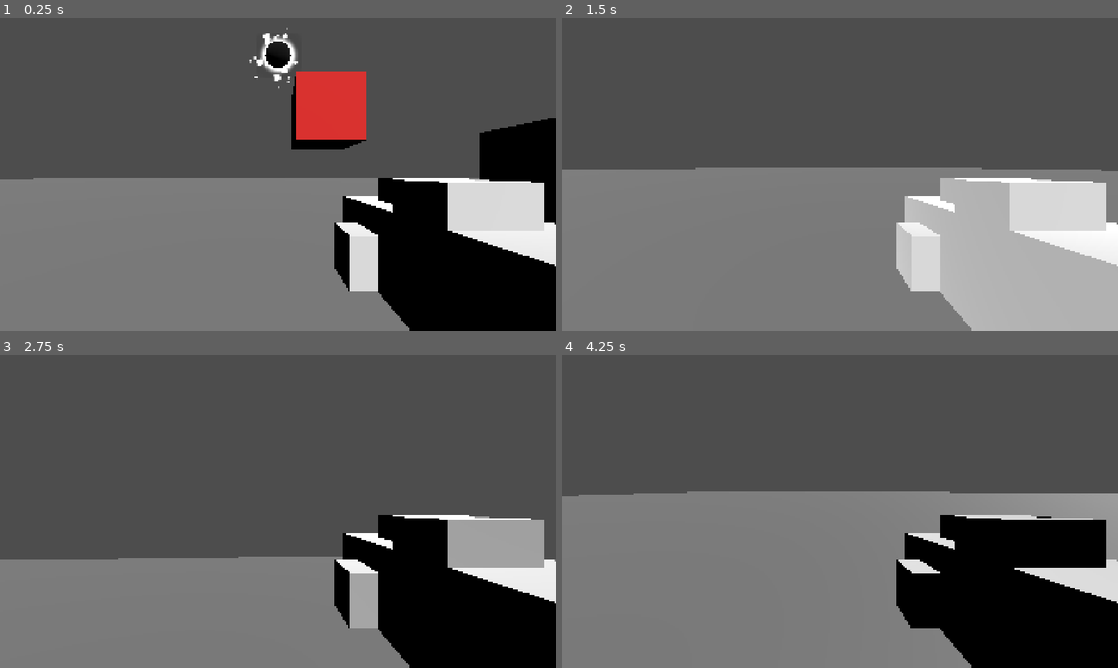
Above: before the commit, frames 1-4 (two rows, left to right).
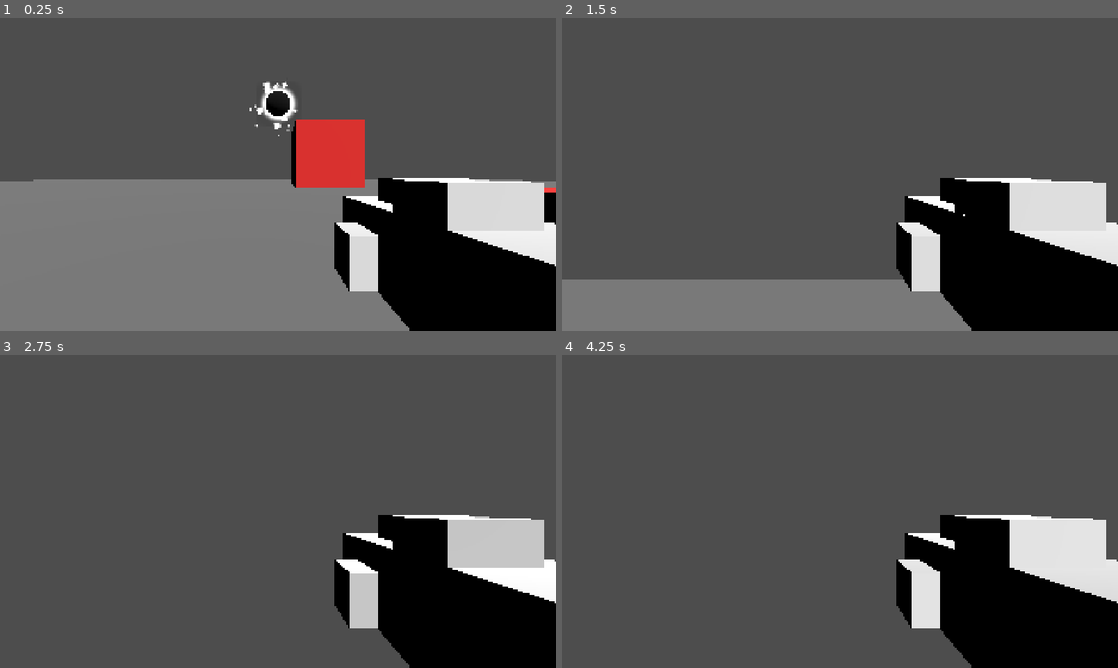
Above: after the commit, the same moments.

Repository: chirp-games/one-bit-14
Game: Godot game, scene res://odins_tests/test1.tscn
The game is run twice, just before and just after one commit, with the same random seed, the same clock (stepped at 60 frames per second) and the same inputs. This scene is started directly instead of the project's main scene.
Inputs (mouse positions are in pixels of both pictures, inside the frame that each line leads up to):
- Up to frame 1 (0.25 s): no input
- Up to frame 2 (1.5 s): move the mouse to (867, 174) at 0.52 s; hold W (forward) from 0.53 s (still down); tap Space (jump) at 0.6, 0.77, 1.07, 1.35 s; move the mouse to (812, 174) at 1.27 s
- Up to frame 3 (2.75 s): keep holding W (forward); tap Space (jump) at 1.52, 1.82, 2.1 s; tap Enter at 2 s; move the mouse to (289, 505) at 2.02 s
- Up to frame 4 (4.25 s): keep holding W (forward); tap Space (jump) at 2.75, 2.85, 3.02, 3.32, 3.6, 3.77, 4.07 s; move the mouse to (834, 517) at 2.77 s; tap Enter at 3.5 s; move the mouse to (878, 514) at 3.52 s

The runs differ from the first frame. In frame 1, 8.3% of the frame differs, in the area x 0-100%, y 3-56%; in frame 2, 35%; in frame 3, 26%; in frame 4, 43%, in the area x 0-100%, y 43-100%.

Commit message:
RigidBody Player

Diff:
--- /dev/null
+++ b/odins_tests/box.tscn
@@ -0,0 +1,17 @@
+[gd_scene format=3 uid="uid://dhxospvs4ktaw"]
+
+[sub_resource type="BoxShape3D" id="BoxShape3D_gm6uc"]
+
+[sub_resource type="StandardMaterial3D" id="StandardMaterial3D_3435s"]
+albedo_color = Color(1, 0.20392157, 0.19215687, 1)
+
+[sub_resource type="BoxMesh" id="BoxMesh_gm6uc"]
+material = SubResource("StandardMaterial3D_3435s")
+
+[node name="Box" type="RigidBody3D" unique_id=1246468868]
+
+[node name="CollisionShape3D" type="CollisionShape3D" parent="." unique_id=1407976292]
+shape = SubResource("BoxShape3D_gm6uc")
+
+[node name="MeshInstance3D" type="MeshInstance3D" parent="." unique_id=1971866129]
+mesh = SubResource("BoxMesh_gm6uc")
--- /dev/null
+++ b/odins_tests/rigid_player.gd
@@ -0,0 +1,32 @@
+extends RigidBody3D
+
+const WALK_FORCE = 15
+const JUMP_IMPULSE = 5
+const LOOK_VELOCITY_Y = 0.01
+
+@onready var camera = %Camera
+
+# Called when the node enters the scene tree for the first time.
+func _ready() -> void:
+	Input.mouse_mode = Input.MOUSE_MODE_CAPTURED
+
+func _input(event: InputEvent) -> void:
+	if event is InputEventMouseMotion:
+		var mouse_event := event as InputEventMouseMotion
+		rotate_y(
+			camera.rotation_degrees.y + mouse_event.relative.x * -LOOK_VELOCITY_Y
+		)
+		camera.rotate_x(
+			mouse_event.relative.y * -LOOK_VELOCITY_Y
+		)
+		camera.rotation.x = clampf(camera.rotation.x, -PI/2, PI/2)
+
+# Called every frame. 'delta' is the elapsed time since the previous frame.
+func _physics_process(delta: float) -> void:
+	if Input.is_action_just_pressed("jump"):
+		self.apply_impulse(Vector3(0,1.,0) * JUMP_IMPULSE)
+
+	var input_dir := Input.get_vector("left", "right", "forward", "backward")
+	var direction := (transform.basis * Vector3(input_dir.x, 0, input_dir.y)).normalized()
+	if direction:
+		self.apply_central_force(direction * WALK_FORCE)
--- /dev/null
+++ b/odins_tests/rigid_player.tscn
@@ -0,0 +1,27 @@
+[gd_scene format=3 uid="uid://cwowogxc3ky8f"]
+
+[ext_resource type="Script" uid="uid://7vg2y3emog5i" path="res://odins_tests/rigid_player.gd" id="1_hk5cy"]
+[ext_resource type="PackedScene" uid="uid://81ehsfg88jyu" path="res://assets/blockbench/gun.gltf" id="2_wcbod"]
+
+[sub_resource type="CapsuleShape3D" id="CapsuleShape3D_g4v7s"]
+
+[sub_resource type="CapsuleMesh" id="CapsuleMesh_yf5fn"]
+
+[node name="RigidPlayer" type="RigidBody3D" unique_id=68552729 groups=["gravity_body"]]
+axis_lock_angular_x = true
+axis_lock_angular_y = true
+axis_lock_angular_z = true
+script = ExtResource("1_hk5cy")
+
+[node name="CollisionShape3D" type="CollisionShape3D" parent="." unique_id=2040988011]
+shape = SubResource("CapsuleShape3D_g4v7s")
+
+[node name="MeshInstance3D" type="MeshInstance3D" parent="." unique_id=2050455832]
+mesh = SubResource("CapsuleMesh_yf5fn")
+
+[node name="Camera" type="Camera3D" parent="." unique_id=1645967111]
+unique_name_in_owner = true
+transform = Transform3D(1, 0, 0, 0, 1, 0, 0, 0, 1, 0, 0.604, 0)
+
+[node name="blockbench_export" parent="Camera" unique_id=1472070164 instance=ExtResource("2_wcbod")]
+transform = Transform3D(-1, 0, 8.742278e-08, 0, 1, 0, -8.742278e-08, 0, -1, 0.28370488, -0.32274288, -0.32797295)
--- a/odins_tests/test1.tscn
+++ b/odins_tests/test1.tscn
@@ -1,8 +1,8 @@
 [gd_scene format=3 uid="uid://dhyjjervnss7y"]
 
-[ext_resource type="PackedScene" uid="uid://hqg4c2sf4rmk" path="res://odins_tests/player.tscn" id="1_nivlf"]
 [ext_resource type="PackedScene" uid="uid://dw6jd0bf8s3uc" path="res://jakes_test/BlackHole.tscn" id="2_wbep5"]
-[ext_resource type="PackedScene" uid="uid://3jipfs8ogvwa" path="res://odins_tests/box.tscn" id="3_3435s"]
+[ext_resource type="PackedScene" uid="uid://3jipfs8ogvwa" path="res://game/objects/box.tscn" id="3_3435s"]
+[ext_resource type="PackedScene" uid="uid://cwowogxc3ky8f" path="res://odins_tests/rigid_player.tscn" id="3_qdqni"]
 
 [sub_resource type="PlaneMesh" id="PlaneMesh_gm6uc"]
 size = Vector2(200, 200)
@@ -19,9 +19,6 @@
 [node name="CollisionShape3D" type="CollisionShape3D" parent="MeshInstance3D/StaticBody3D" unique_id=1858435546]
 shape = SubResource("WorldBoundaryShape3D_gm6uc")
 
-[node name="CharacterBody3D" parent="." unique_id=516948197 instance=ExtResource("1_nivlf")]
-transform = Transform3D(1, 0, 0, 0, 1, 0, 0, 0, 1, 0, 1.3099248, 0)
-
 [node name="DirectionalLight3D" type="DirectionalLight3D" parent="." unique_id=1728845211]
 transform = Transform3D(0.91280603, -0.27103814, 0.3054889, 0, 0.74802613, 0.6636693, -0.40839338, -0.60580134, 0.6828028, 0, 0, 0)
 
@@ -33,3 +30,6 @@
 
 [node name="Box2" parent="." unique_id=1246468868 groups=["gravity_body", "pushable"] instance=ExtResource("3_3435s")]
 transform = Transform3D(1, 0, 0, 0, 1, 0, 0, 0, 1, 1.2697603, 2.6422133, -3.9167328)
+
+[node name="RigidPlayer" parent="." unique_id=68552729 instance=ExtResource("3_qdqni")]
+transform = Transform3D(1, 0, 0, 0, 1, 0, 0, 0, 1, 0, 2, 0)
--- a/project.godot
+++ b/project.godot
@@ -51,6 +51,31 @@
 "events": [Object(InputEventKey,"resource_local_to_scene":false,"resource_name":"","device":-1,"window_id":0,"alt_press …(195 unchanged characters)…
 ]
 }
+left={
+"deadzone": 0.2,
+"events": [Object(InputEventKey,"resource_local_to_scene":false,"resource_name":"","device":-1,"window_id":0,"alt_pressed":false,"shift_pressed":false,"ctrl_pressed":false,"meta_pressed":false,"pressed":false,"keycode":0,"physical_keycode":65,"key_label":0,"unicode":97,"location":0,"echo":false,"script":null)
+]
+}
+right={
+"deadzone": 0.2,
+"events": [Object(InputEventKey,"resource_local_to_scene":false,"resource_name":"","device":-1,"window_id":0,"alt_pressed":false,"shift_pressed":false,"ctrl_pressed":false,"meta_pressed":false,"pressed":false,"keycode":0,"physical_keycode":68,"key_label":0,"unicode":100,"location":0,"echo":false,"script":null)
+]
+}
+forward={
+"deadzone": 0.2,
+"events": [Object(InputEventKey,"resource_local_to_scene":false,"resource_name":"","device":-1,"window_id":0,"alt_pressed":false,"shift_pressed":false,"ctrl_pressed":false,"meta_pressed":false,"pressed":false,"keycode":0,"physical_keycode":87,"key_label":0,"unicode":119,"location":0,"echo":false,"script":null)
+]
+}
+backward={
+"deadzone": 0.2,
+"events": [Object(InputEventKey,"resource_local_to_scene":false,"resource_name":"","device":-1,"window_id":0,"alt_pressed":false,"shift_pressed":false,"ctrl_pressed":false,"meta_pressed":false,"pressed":false,"keycode":0,"physical_keycode":83,"key_label":0,"unicode":115,"location":0,"echo":false,"script":null)
+]
+}
+jump={
+"deadzone": 0.2,
+"events": [Object(InputEventKey,"resource_local_to_scene":false,"resource_name":"","device":-1,"window_id":0,"alt_pressed":false,"shift_pressed":false,"ctrl_pressed":false,"meta_pressed":false,"pressed":false,"keycode":0,"physical_keycode":32,"key_label":0,"unicode":32,"location":0,"echo":false,"script":null)
+]
+}
 move_left={
 "deadzone": 0.2,
 "events": [Object(InputEventKey,"resource_local_to_scene":false,"resource_name":"","device":-1,"window_id":0,"alt_press …(191 unchanged characters)…
@@ -71,31 +96,6 @@
 "events": [Object(InputEventKey,"resource_local_to_scene":false,"resource_name":"","device":-1,"window_id":0,"alt_press …(192 unchanged characters)…
 ]
 }
-jump={
-"deadzone": 0.2,
-"events": [Object(InputEventKey,"resource_local_to_scene":false,"resource_name":"","device":-1,"window_id":0,"alt_pressed":false,"shift_pressed":false,"ctrl_pressed":false,"meta_pressed":false,"pressed":false,"keycode":0,"physical_keycode":32,"key_label":0,"unicode":32,"location":0,"echo":false,"script":null)
-]
-}
-left={
-"deadzone": 0.2,
-"events": [Object(InputEventKey,"resource_local_to_scene":false,"resource_name":"","device":-1,"window_id":0,"alt_pressed":false,"shift_pressed":false,"ctrl_pressed":false,"meta_pressed":false,"pressed":false,"keycode":0,"physical_keycode":65,"key_label":0,"unicode":97,"location":0,"echo":false,"script":null)
-]
-}
-right={
-"deadzone": 0.2,
-"events": [Object(InputEventKey,"resource_local_to_scene":false,"resource_name":"","device":-1,"window_id":0,"alt_pressed":false,"shift_pressed":false,"ctrl_pressed":false,"meta_pressed":false,"pressed":false,"keycode":0,"physical_keycode":68,"key_label":0,"unicode":100,"location":0,"echo":false,"script":null)
-]
-}
-forward={
-"deadzone": 0.2,
-"events": [Object(InputEventKey,"resource_local_to_scene":false,"resource_name":"","device":-1,"window_id":0,"alt_pressed":false,"shift_pressed":false,"ctrl_pressed":false,"meta_pressed":false,"pressed":false,"keycode":0,"physical_keycode":87,"key_label":0,"unicode":119,"location":0,"echo":false,"script":null)
-]
-}
-backward={
-"deadzone": 0.2,
-"events": [Object(InputEventKey,"resource_local_to_scene":false,"resource_name":"","device":-1,"window_id":0,"alt_pressed":false,"shift_pressed":false,"ctrl_pressed":false,"meta_pressed":false,"pressed":false,"keycode":0,"physical_keycode":83,"key_label":0,"unicode":115,"location":0,"echo":false,"script":null)
-]
-}
 
 [rendering]
 
Not shown, added: odins_tests/rigid_player.gd.uid
